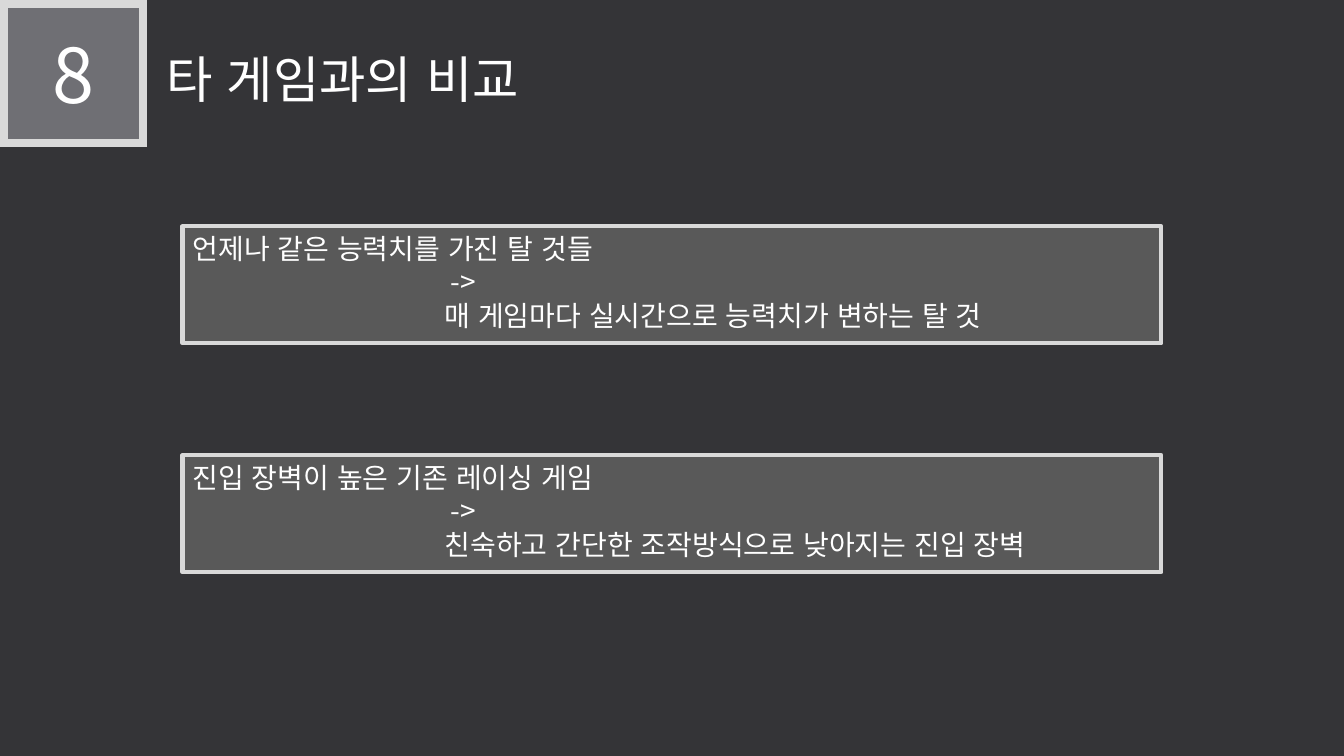
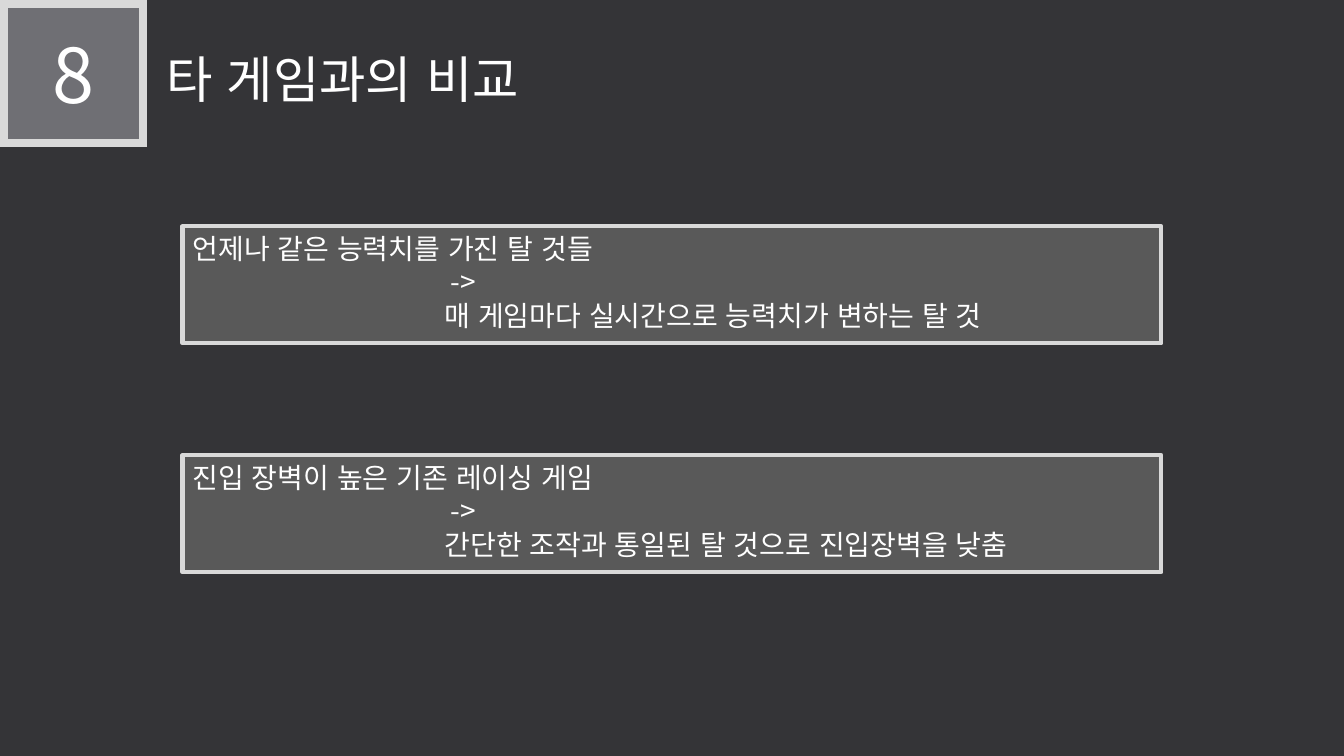
Before and after one commit to LEGO0937/Our_Project, a slide deck: slide 14 of 기획단계/졸작 제안서_α.pptx. Drawn at 1344x756 pixels with LibreOffice and Linux fonts; fonts in the diff are those of the drawing. Boxes give left, top, right and bottom in pixels: in the first picture for what was removed or moved away, otherwise in the second. Text is boxed around its words. In the diff, an @@ line names an element or a change of style, - is before the commit and + after.

```diff
--- a/기획단계/졸작 제안서_α.pptx
+++ b/기획단계/졸작 제안서_α.pptx
@@ text in rectangle at bbox=[445, 531, 1008, 557]: text changed @@
-친숙하고 간단한 조작방식으로 낮아지는 진입 장벽
+간단한 조작과 통일된 탈 것으로 진입장벽을 낮춤
```
Also in this commit, not shown: 2 other slides changed, 1 other file.
